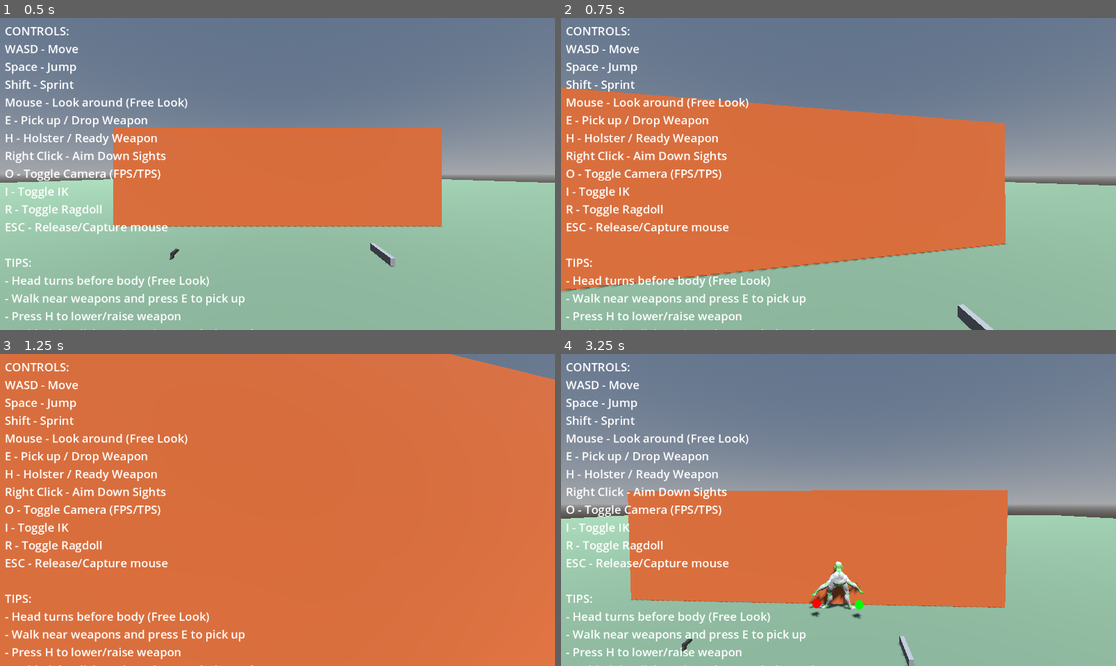
Above: before the commit, frames 1-4 (two rows, left to right).
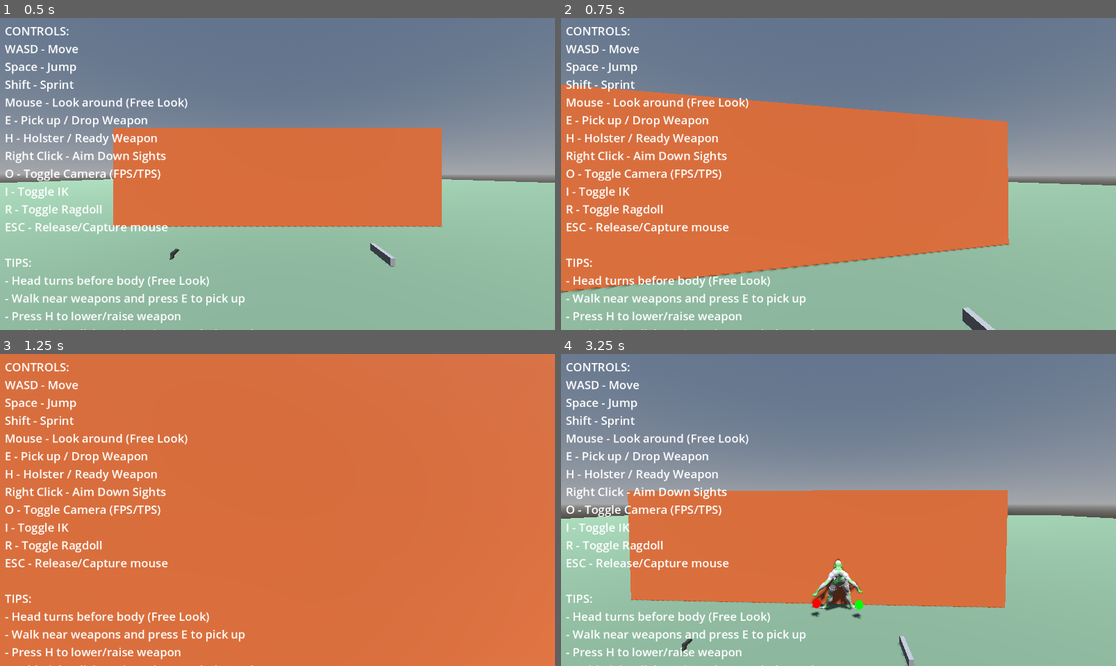
Above: after the commit, the same moments.

Repository: lmf-git/fpsikanimragdoll
Game: Godot game, scene res://world.tscn
The game is run twice, just before and just after one commit, with the same random seed, the same clock (stepped at 60 frames per second) and the same inputs.
Inputs (mouse positions are in pixels of both pictures, inside the frame that each line leads up to):
- Up to frame 1 (0.5 s): no input
- Up to frame 2 (0.75 s): tap Enter at 0.5 s; move the mouse to (866, 174) at 0.52 s; hold W (move_forward) from 0.53 s (still down); hold Shift (sprint) from 0.53 s (still down); click (866, 174) at 0.67 s
- Up to frame 3 (1.25 s): keep holding W (move_forward); keep holding Shift (sprint); tap Space (jump) at 0.77 s
- Up to frame 4 (3.25 s): keep holding W (move_forward); move the mouse to (810, 510) at 1.27 s; release Shift (sprint) at 1.28 s; tap O (toggle_camera) at 1.35 s; tap Space (jump) at 1.52, 3.02 s; move the mouse to (849, 503) at 2.02 s; hold I (toggle_ik) 2.03-2.78 s; move the mouse to (832, 516) at 2.77 s; tap R (toggle_ragdoll) at 2.85 s; click (832, 516) at 2.92 s

Frame 1 is identical in both runs. In frame 2, 1.4% of the frame differs, in the area x 0-98%, y 21-100%; in frame 3, 0.8%; in frame 4, 0.6%.

Commit message:
Reset spine rotation when not aiming to fix persistent head break
Added spine bone rotation reset when not actively aiming. Previously,
spine rotation from aiming would persist after releasing aim, keeping
head in broken state even after unequipping. Now spine resets to
identity rotation when weapon_state != AIMING, restoring normal head
position when you stop aiming or unequip weapon.

Diff:
--- a/character_controller.gd
+++ b/character_controller.gd
@@ -2196,3 +2196,7 @@
 	if equipped_weapon and weapon_state == WeaponState.AIMING:
 		_apply_spine_aiming()
 		_rotate_hand_to_grip_weapon()
+	else:
+		# Reset spine bone rotation when not aiming to prevent head staying broken
+		if spine_bone_id >= 0 and skeleton:
+			skeleton.set_bone_pose_rotation(spine_bone_id, Quaternion.IDENTITY)
